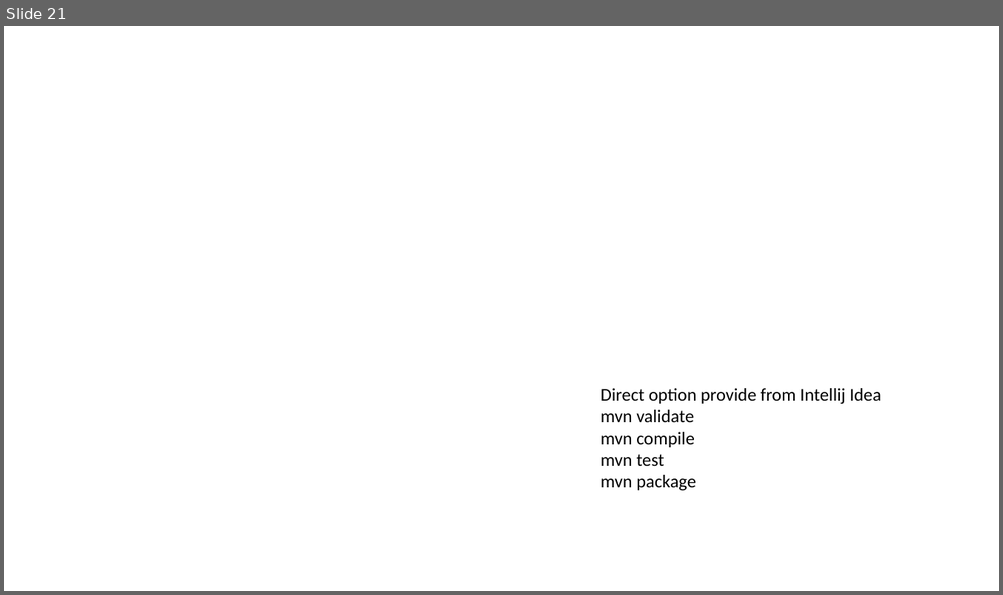
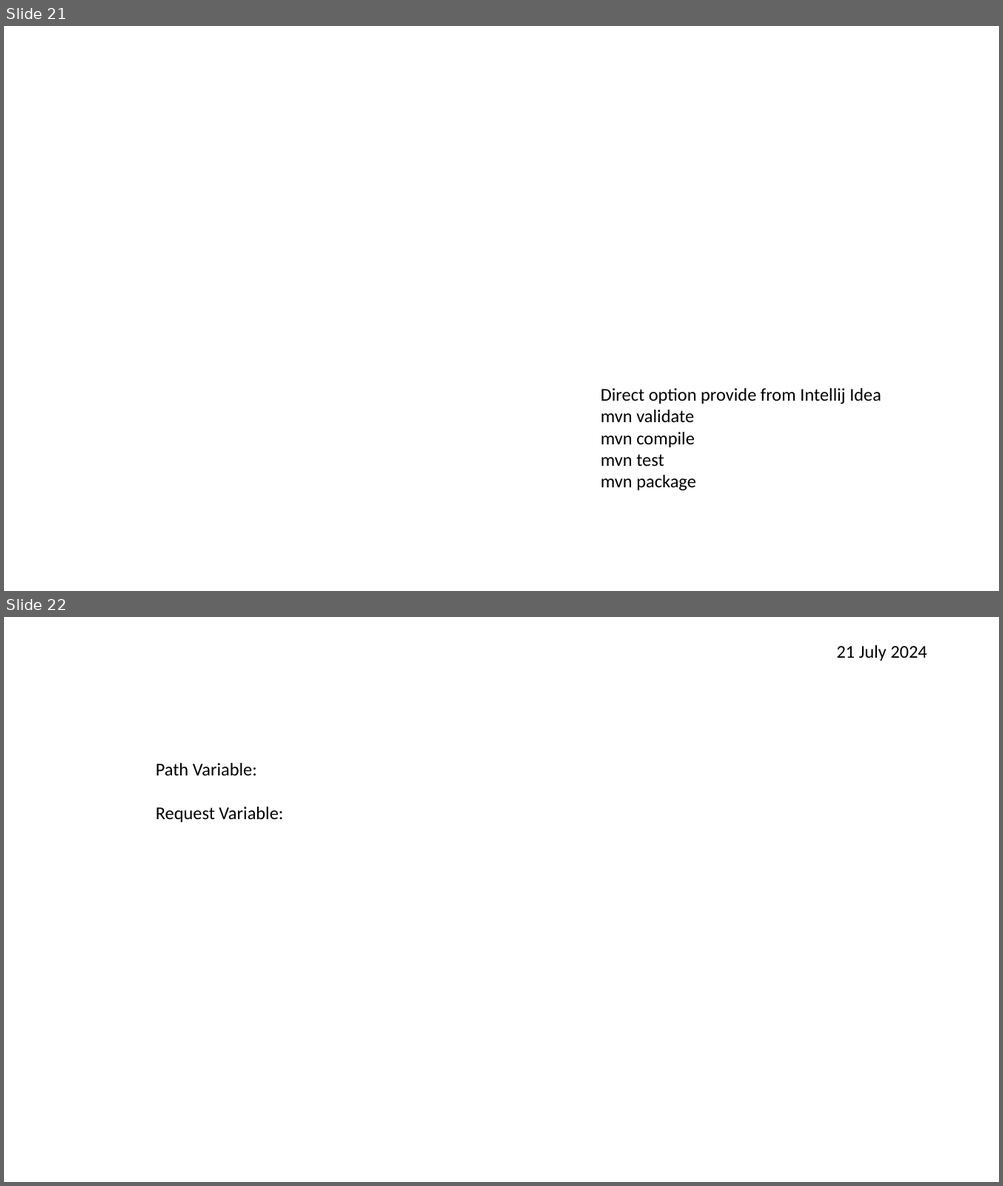
Before and after one commit to ajaythink/Spring-Boot-Learning, a slide deck: Spring Boot Notes.pptx. Shown one above the other, each under a label of ours: slide 21 before the commit, slides 21 and 22 after it. The pictures are 1003x595 and 1003x1186 pixels, drawn with LibreOffice and Linux fonts; fonts in the diff are those of the drawing; background and template pictures are left out. Boxes give left, top, right and bottom in pixels: in the first picture for what was removed or moved away, otherwise in the second. Text is boxed around its words. In the diff, an @@ line names an element or a change of style, - is before the commit and + after.

```diff
--- a/Spring Boot Notes.pptx
+++ b/Spring Boot Notes.pptx
@@ slide 22 added at [4,617,999,1182], background #FFFFFF @@
@@ text added at [836,645,927,661], 19.1 pt, text #000000 @@
+21 July 2024
@@ text added at [156,763,283,822], 19.1 pt, text #000000 @@
+Path Variable:
+Request Variable:
```
Also in this commit, not shown: 2 other slides added, 1 other file.
